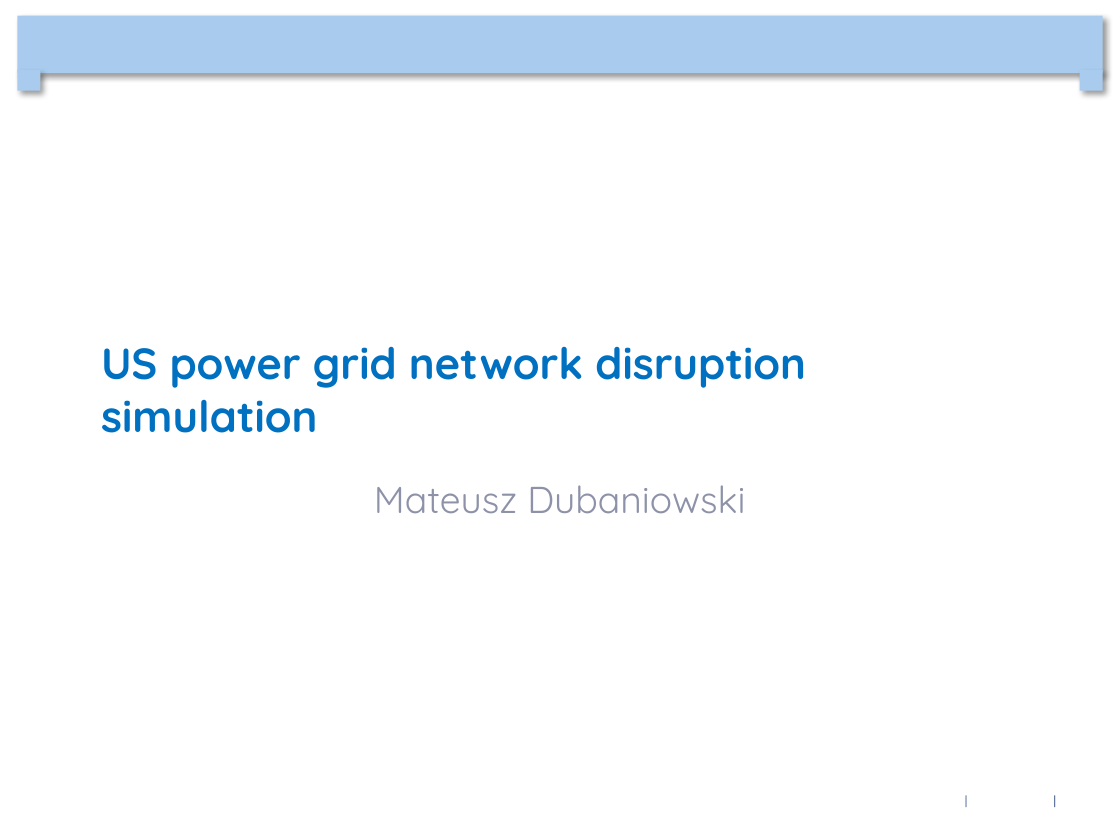
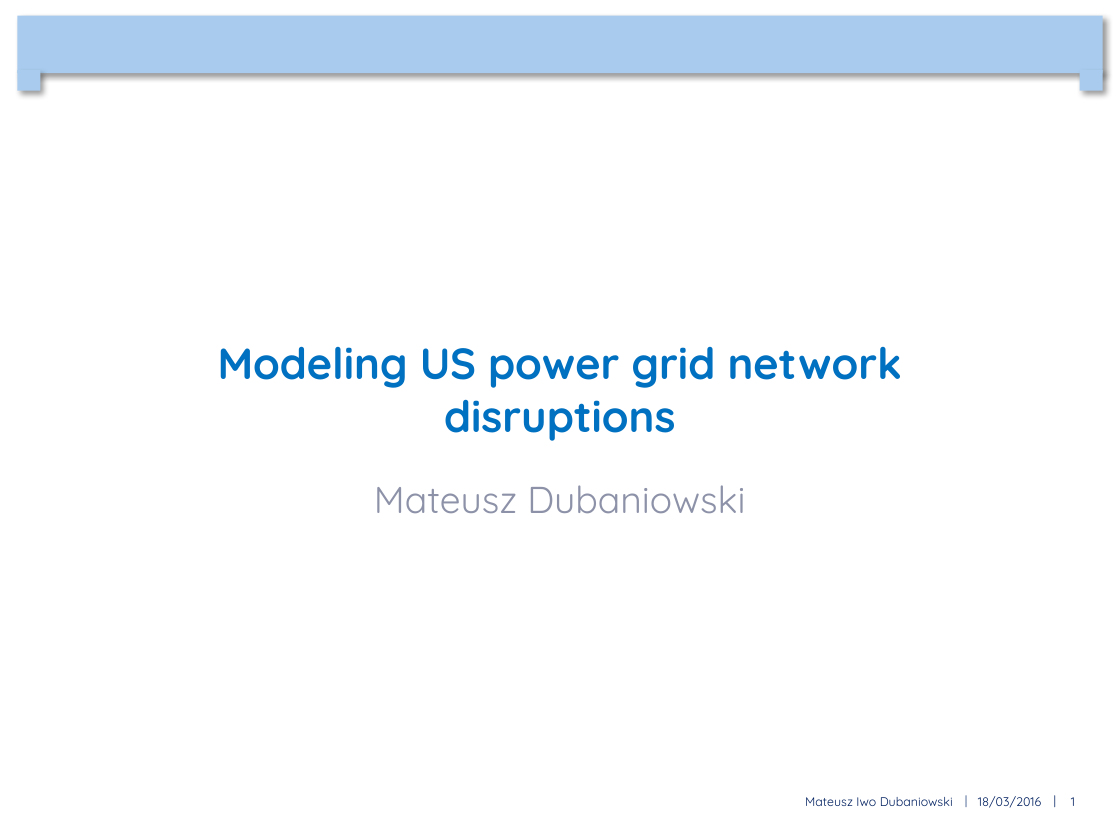
Before and after one commit to mduban/CNProject, a slide deck: slide 1 of FinalPresentation.pptx. Drawn at 1120x840 pixels with LibreOffice and Linux fonts; fonts in the diff are those of the drawing; background and template pictures are left out. Boxes give left, top, right and bottom in pixels: in the first picture for what was removed or moved away, otherwise in the second. Text is boxed around its words. In the diff, an @@ line names an element or a change of style, - is before the commit and + after.

```diff
--- a/FinalPresentation.pptx
+++ b/FinalPresentation.pptx
@@ title at [218, 346, 902, 441]: text changed @@
-US power grid network disruption simulation
+Modeling US power grid network disruptions
@@ text added at [805, 797, 953, 806], 8 pt, text #002060 @@
+Mateusz Iwo Dubaniowski
@@ text added at [978, 796, 1041, 808], 8 pt, text #002060 @@
+18/03/2016
@@ page number added at [1071, 797, 1075, 806], 8 pt, text #002060 @@
+1
```
Also in this commit, not shown: 10 slides added, 1 other file.
